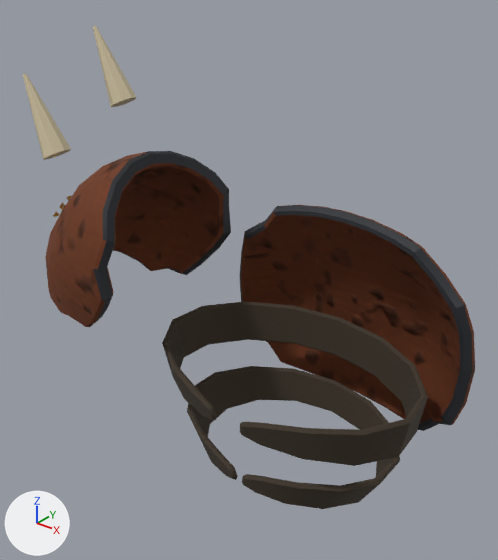
An edit to the glTF model art/armor/suit_raider.char.player.f.glb, drawn before and after from the same camera.
Camera for both pictures: a 50 mm camera at (0.347, -0.46, 1.73) aimed at (-0.065, 0.055, 1.411). The lights are fixed; the arrows at lower left show +X, +Y and +Z. The older version comes first. Vertices at exactly the same position are counted once.

The older version as bpy lines, for what is in view:
```python
ob_spine_02__strap_1 = bpy.data.objects.new('spine_02__strap_1', me_spine_02__strap_1)
ob_spine_02__strap_1.location = (0.0, 0.0, 0.0)
ob_spine_03__chest_002 = bpy.data.objects.new('spine_03__chest.002', me_spine_03__chest_002)
ob_spine_03__chest_002.location = (0.0, 0.0, 0.0)
ob_spine_03__strap_0 = bpy.data.objects.new('spine_03__strap_0', me_spine_03__strap_0)
ob_spine_03__strap_0.location = (0.0, 0.0, 0.0)
ob_upperarm_l__pauldron_l_002 = bpy.data.objects.new('upperarm_l__pauldron_l.002', me_upperarm_l__pauldron_l_002)
ob_upperarm_l__pauldron_l_002.location = (0.0, 0.0, 0.0)
ob_upperarm_l__spike_0 = bpy.data.objects.new('upperarm_l__spike_0', me_upperarm_l__spike_0)
ob_upperarm_l__spike_0.location = (0.0, 0.0, 0.0)
ob_upperarm_l__spike_1 = bpy.data.objects.new('upperarm_l__spike_1', me_upperarm_l__spike_1)
ob_upperarm_l__spike_1.location = (0.0, 0.0, 0.0)
```
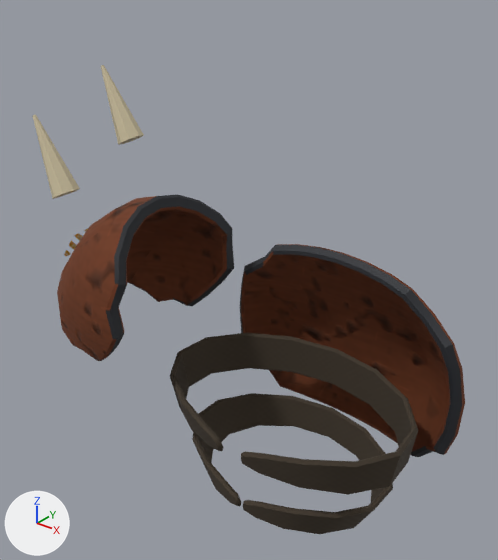
What differs and where, as boxes (x1, y1, x2, y2) in the pictures (498 x 560 px):
'spine_03__chest.002', reshaped
    before: (240, 205, 475, 431)
    after: (240, 244, 465, 457)
'spine_03__strap_0', reshaped (7% narrower)
    before: (162, 301, 428, 466)
    after: (170, 333, 418, 495)
'upperarm_l__pauldron_l.002', reshaped
    before: (45, 151, 231, 327)
    after: (57, 194, 234, 361)
'spine_02__strap_1', reshaped
    before: (187, 366, 400, 509)
    after: (192, 393, 393, 534)
'upperarm_l__spike_0', moved
    before: (23, 73, 71, 160)
    after: (33, 115, 80, 199)
'upperarm_l__spike_1', moved
    before: (93, 26, 137, 107)
    after: (101, 65, 144, 145)

What changed in the scene script:
```text
Change me_spine_02__strap_1:
    used by ob_spine_02__strap_1; location = (0.0, 0.0, 0.0)
    remove me_spine_02__strap_1.from_pydata(...)  # 144 vertices, 284 faces; spans x -0.124..0.124, y -0.046..0.139, z 1.224..1.268
    add me_spine_02__strap_1.from_pydata(...)  # 144 vertices, 284 faces; spans x -0.12..0.12, y -0.042..0.136, z 1.187..1.23
    me_spine_02__strap_1 part 1: 144 of 144 vertices moved; they spanned x -0.124..0.124, y -0.046..0.139, z 1.224..1.268 and now span x -0.12..0.12, y -0.042..0.136, z 1.187..1.23; mean shift (0.0, 0.001, -0.038)
Change me_spine_03__chest_002:
    used by ob_spine_03__chest_002; location = (0.0, 0.0, 0.0)
    remove me_spine_03__chest_002.from_pydata(...)  # 174 vertices, 344 faces; spans x -0.145..0.165, y 0.103..0.188, z 1.237..1.485
    add me_spine_03__chest_002.from_pydata(...)  # 174 vertices, 344 faces; spans x -0.143..0.162, y 0.099..0.186, z 1.202..1.441
    me_spine_03__chest_002 part 2: 174 of 174 vertices moved; they spanned x -0.145..0.165, y 0.103..0.188, z 1.237..1.485 and now span x -0.143..0.162, y 0.099..0.186, z 1.202..1.441; mean shift (0.0, -0.003, -0.04)
Change me_spine_03__strap_0:
    used by ob_spine_03__strap_0; location = (0.0, 0.0, 0.0)
    remove me_spine_03__strap_0.from_pydata(...)  # 144 vertices, 284 faces; spans x -0.148..0.148, y -0.063..0.142, z 1.302..1.351
    add me_spine_03__strap_0.from_pydata(...)  # 144 vertices, 284 faces; spans x -0.142..0.142, y -0.058..0.139, z 1.263..1.311
    me_spine_03__strap_0 part 3: 144 of 144 vertices moved; they spanned x -0.148..0.148, y -0.063..0.142, z 1.302..1.351 and now span x -0.142..0.142, y -0.058..0.139, z 1.263..1.311; mean shift (0.0, 0.001, -0.04)
Change me_upperarm_l__pauldron_l_002:
    used by ob_upperarm_l__pauldron_l_002; location = (0.0, 0.0, 0.0)
    remove me_upperarm_l__pauldron_l_002.from_pydata(...)  # 188 vertices, 366 faces; spans x -0.316..-0.129, y -0.088..0.119, z 1.354..1.539
    add me_upperarm_l__pauldron_l_002.from_pydata(...)  # 188 vertices, 366 faces; spans x -0.301..-0.121, y -0.085..0.116, z 1.313..1.493
    me_upperarm_l__pauldron_l_002 part 4: 188 of 188 vertices moved; they spanned x -0.316..-0.129, y -0.088..0.119, z 1.354..1.539 and now span x -0.301..-0.121, y -0.085..0.116, z 1.313..1.493; mean shift (0.009, 0.001, -0.043)
Change me_upperarm_l__spike_0:
    used by ob_upperarm_l__spike_0; location = (0.0, 0.0, 0.0)
    remove me_upperarm_l__spike_0.from_pydata(...)  # 16 vertices, 28 faces; spans x -0.3144..-0.258, y -0.0339..-0.0019, z 1.5189..1.6075
    add me_upperarm_l__spike_0.from_pydata(...)  # 16 vertices, 28 faces; spans x -0.3066..-0.2503, y -0.0339..-0.0019, z 1.4762..1.5647
    me_upperarm_l__spike_0 part 5: the whole mesh is moved by (0.0077, 0.0001, -0.0428)
Change me_upperarm_l__spike_1:
    used by ob_upperarm_l__spike_1; location = (0.0, 0.0, 0.0)
    remove me_upperarm_l__spike_1.from_pydata(...)  # 16 vertices, 28 faces; spans x -0.3144..-0.258, y 0.0661..0.0981, z 1.5589..1.6475
    add me_upperarm_l__spike_1.from_pydata(...)  # 16 vertices, 28 faces; spans x -0.3066..-0.2503, y 0.0661..0.0981, z 1.5162..1.6047
    me_upperarm_l__spike_1 part 6: the whole mesh is moved by (0.0077, 0.0001, -0.0428)
```
